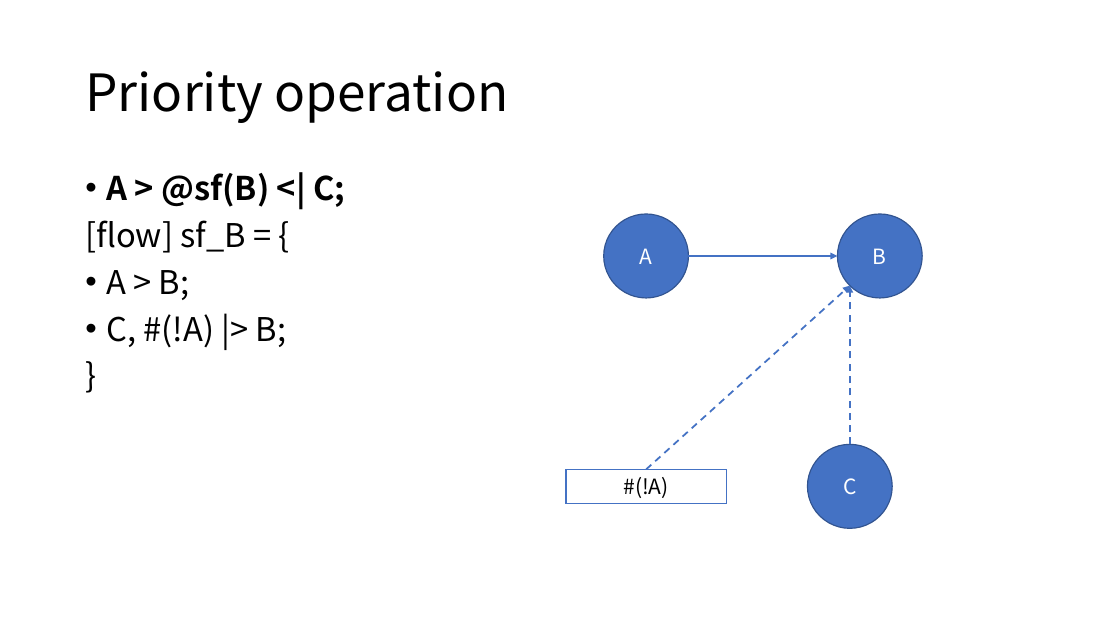
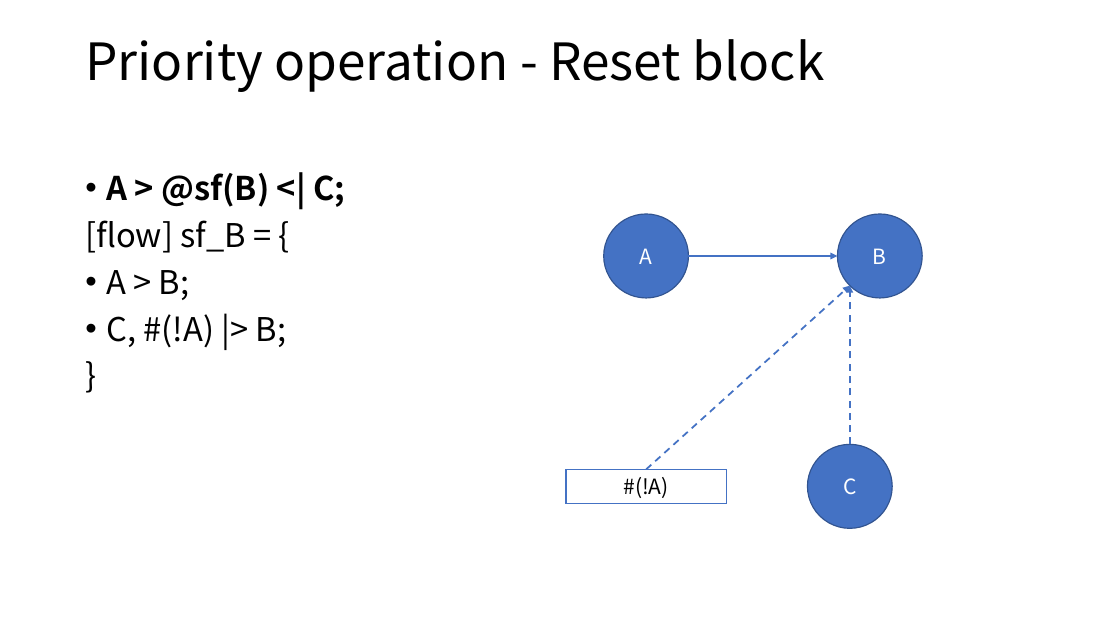
Before and after one commit to DualsoftDev/ds, a slide deck: slide 1 of Doc/PowerPoint/macro.pptx. Drawn at 1120x630 pixels with LibreOffice and Linux fonts; fonts in the diff are those of the drawing. Boxes give left, top, right and bottom in pixels: in the first picture for what was removed or moved away, otherwise in the second. Text is boxed around its words. In the diff, an @@ line names an element or a change of style, - is before the commit and + after.

```diff
--- a/Doc/PowerPoint/macro.pptx
+++ b/Doc/PowerPoint/macro.pptx
@@ title at bbox=[85, 39, 825, 92]: text changed @@
-Priority operation
+Priority operation - Reset block
```
Also in this commit, not shown: 4 other slides changed, 6 slides added.
